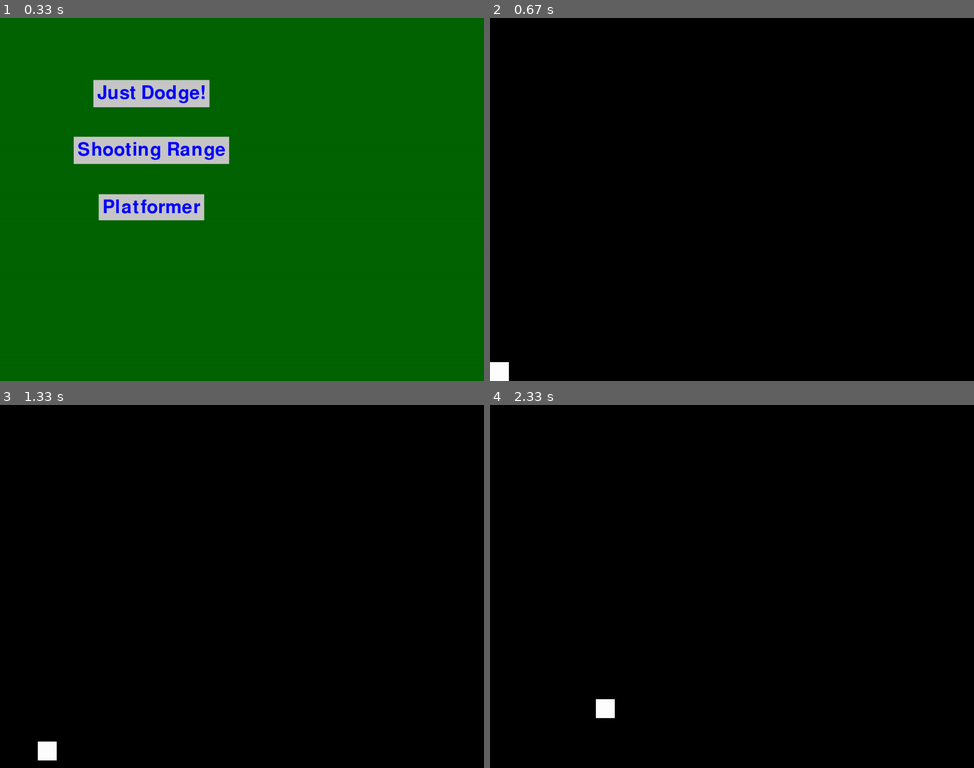
Above: before the commit, frames 1-4 (two rows, left to right).
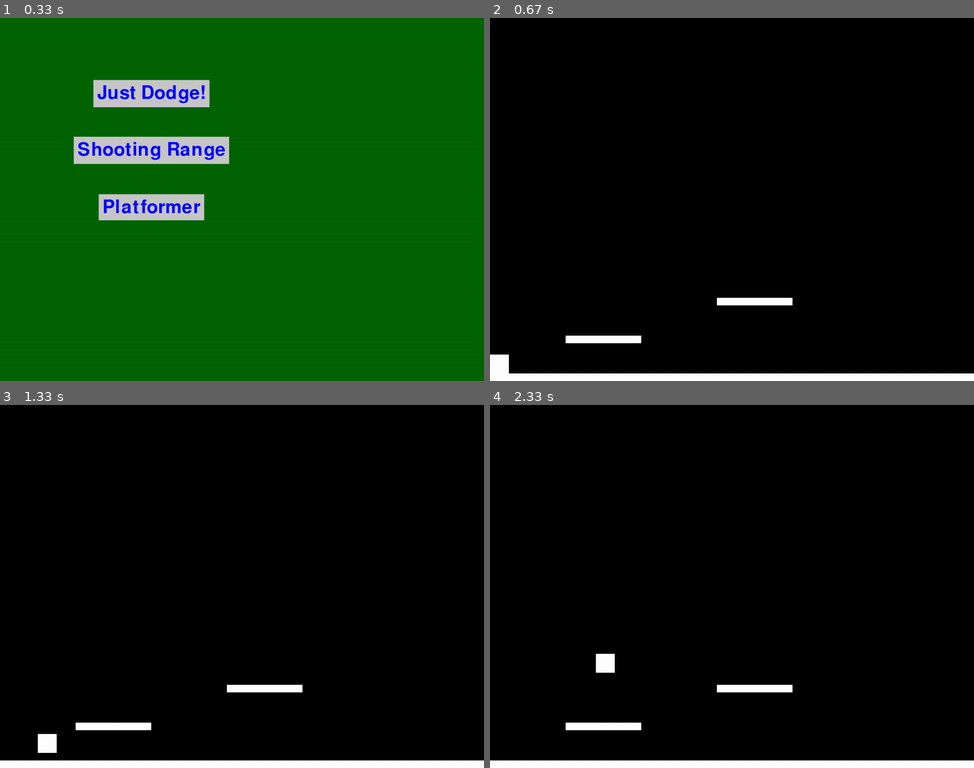
Above: after the commit, the same moments.

Repository: limboden/pygame-playground
Game: pygame game, started from 2DGame.py
The game is run twice, just before and just after one commit, with the same random seed, the same clock (stepped at 60 frames per second) and the same inputs.
Inputs:
- Up to frame 1 (0.33 s): no input
- Up to frame 2 (0.67 s): click "Platformer" at 0.38 s
- Up to frame 3 (1.33 s): tap Space at 0.67, 1.07 s; hold D from 1 s (still down)
- Up to frame 4 (2.33 s): tap Space at 1.37, 1.9, 2.2 s; release D at 1.47 s; hold D 1.83-2.3 s

Frame 1 is identical in both runs. In frame 2, 2.8% of the frame differs, in the area x 0-100%, y 77-100%; in frame 3, 3.0%; in frame 4, 3.2%, in the area x 0-100%, y 68-100%.

Commit message:
platforms
platforms, but i dont auto fall off yet

Diff:
--- a/2DGame.py
+++ b/2DGame.py
@@ -558,18 +558,26 @@
     # Set up some constants
     WIDTH, HEIGHT = 1280, 960
     SPEED = 5
+    GRAVITY = 1
 
     # Set up some variables
     x, y = 0, HEIGHT - 50
     jumping = False
-    jump_height = 0
+    on_platform = True
     jump_speed = 20
+    vertical_acceleration = 0
 
     # Set up the display
     screen = pygame.display.set_mode((WIDTH, HEIGHT))
 
     # Set up the square
     square = pygame.Rect(x, y, 50, 50)
+
+    # Set up the platforms
+    platforms = [pygame.Rect(0, HEIGHT - 20, WIDTH, 20),  # floor
+                 pygame.Rect(200, HEIGHT - 120, 200, 20),  # platform
+                 pygame.Rect(600, HEIGHT - 220, 200, 20),  # platform
+                 ]
 
     clock = pygame.time.Clock()
 
@@ -589,18 +597,27 @@
             square.x += SPEED
 
         # Jump
-        if keys[pygame.K_w] or keys[pygame.K_SPACE]:
-            if not jumping:
-                jumping = True
-                jump_height = (-1) * jump_speed
+        if (keys[pygame.K_w] or keys[pygame.K_SPACE]) and on_platform:
+            on_platform = False
+            vertical_acceleration = (-1) * jump_speed
 
         # Apply gravity
-        if jumping:
-            square.y += jump_height
-            jump_height += 1
-            if jump_height > jump_speed:
-                jumping = False
-                jump_height = 0
+        if not on_platform:
+            square.y += vertical_acceleration
+            vertical_acceleration += GRAVITY
+
+
+        # Check for collisions with platforms
+        for platform in platforms:
+            if square.colliderect(platform):
+                if square.bottom >= platform.bottom:
+                    square.bottom = platform.top
+                    on_platform = True
+                    vertical_acceleration = 0
+                else:
+                    on_platform = False
+
+
 
         # Stop the square from going off the edge
         if square.x < 0:
@@ -611,6 +628,8 @@
         # Draw everything
         screen.fill((0, 0, 0))
         pygame.draw.rect(screen, (255, 255, 255), square)
+        for platform in platforms:
+            pygame.draw.rect(screen, (255, 255, 255), platform)
         pygame.display.flip()
 
         # Cap the frame rate
@@ -619,5 +638,8 @@
 
 
 
+
+
+
 if __name__ == '__main__':
     main_menu()
